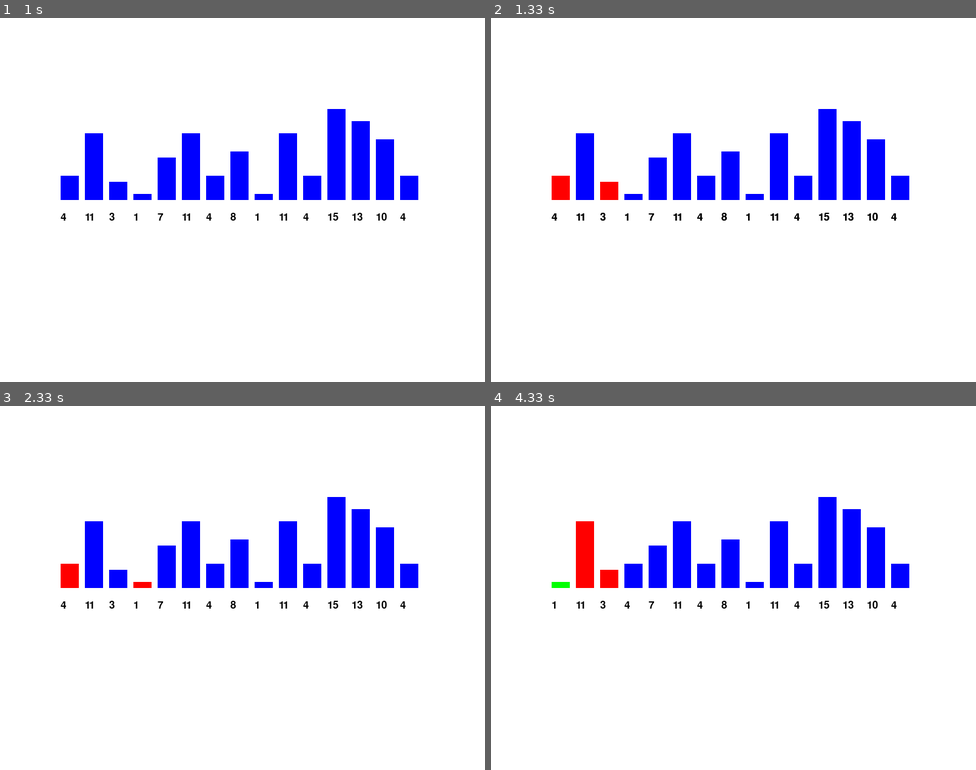
Above: before the commit, frames 1-4 (two rows, left to right).
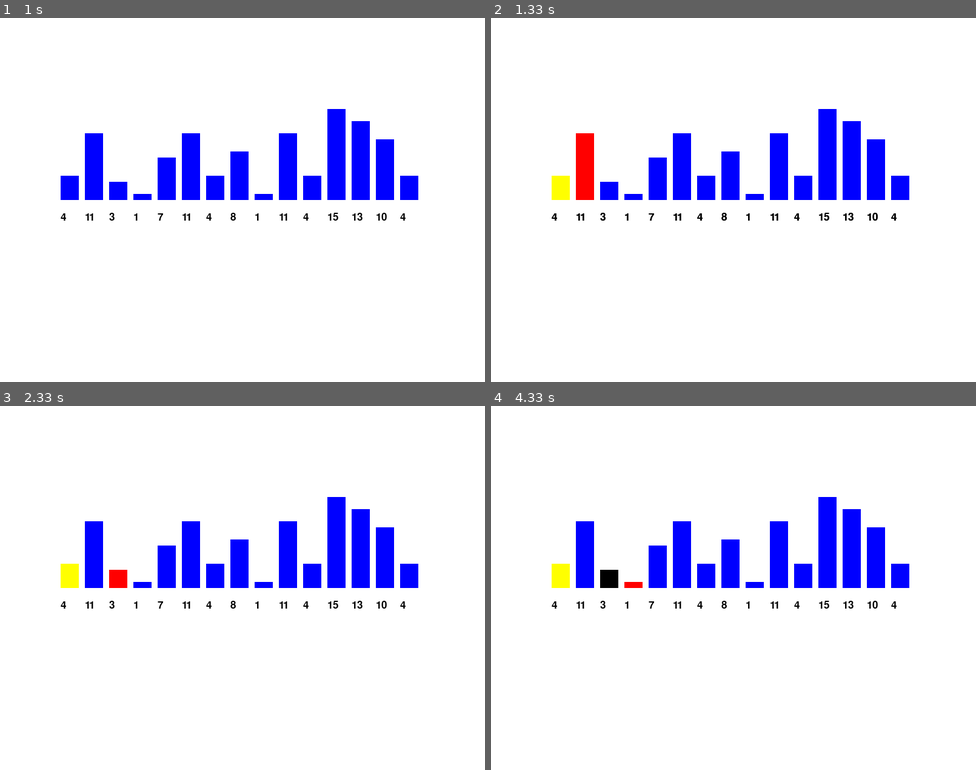
Above: after the commit, the same moments.

Repository: abhivarma174/Algorithm-Visualiser
Game: pygame game, started from sorting_algorithms/selection_sort.py
Same seed, same stepped clock (60 frames per second), same inputs: the game is played once before the commit and once after it.
Inputs:
- Up to frame 1 (1 s): click "Sort" at 0.38 s
- Up to frame 2 (1.33 s): no input
- Up to frame 3 (2.33 s): no input
- Up to frame 4 (4.33 s): no input

Frame 1 is identical in both runs. In frame 2, 1.1% of the frame differs, in the area x 12-27%, y 31-50%; in frame 3, 0.5%; in frame 4, 1.4%, in the area x 12-32%, y 31-56%.

Commit message:
fix:selection_sort

Diff:
--- a/sorting_algorithms/selection_sort.py
+++ b/sorting_algorithms/selection_sort.py
@@ -55,6 +55,10 @@
         if state[i] == 0:
             color = (255, 0, 0)  # red
         elif state[i] == 2:
+            color = (255, 255, 0)
+        elif state[i] == 3:
+            color = (0, 0, 0)
+        elif state[i] == 4:
             color = (0, 255, 0)  # green
         else:
             color = (0, 0, 255)  # blue
@@ -74,24 +78,32 @@
     n = len(itemsList)
     for counter in range(n):
         minValueIndex = counter
-        state[counter] = 0
+        state[counter] = 2
         for j in range(counter + 1, n):
+            state[j] = 0
+            displayArr(state)
+            clear_screen(window)
+            state[j] = 1
             if itemsList[j] < itemsList[minValueIndex]:
                 # changing the state value - as indication of minvalue
-                state[j] = 0
+                state[j] = 3
+                if minValueIndex != counter:
+                    state[minValueIndex] = 1
                 minValueIndex = j
 
                 displayArr(state)
                 clear_screen(window)
-                state[j] = 1  # change state of  previous minvalue index
+                # state[j] = 3 # change state of  previous minvalue index
 
         # swaps - minimum value and counter
 
         itemsList[counter], itemsList[minValueIndex] = itemsList[minValueIndex], itemsList[counter]
 
+        state[minValueIndex] = 1
+
         # finished - status
         if counter < n:
-            state[counter] = 2
+            state[counter] = 4
 
         displayArr(state)
         clear_screen(window)
